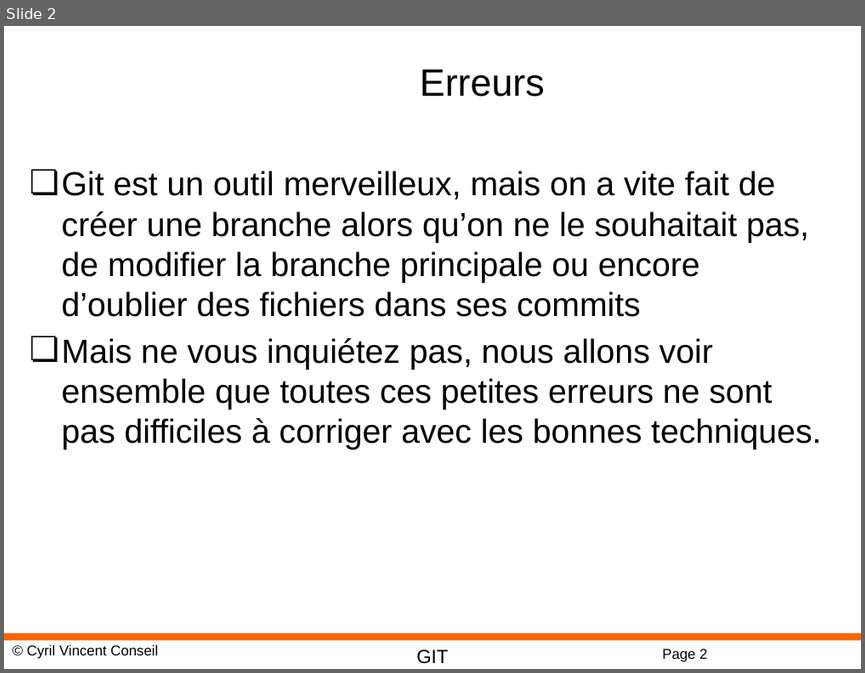
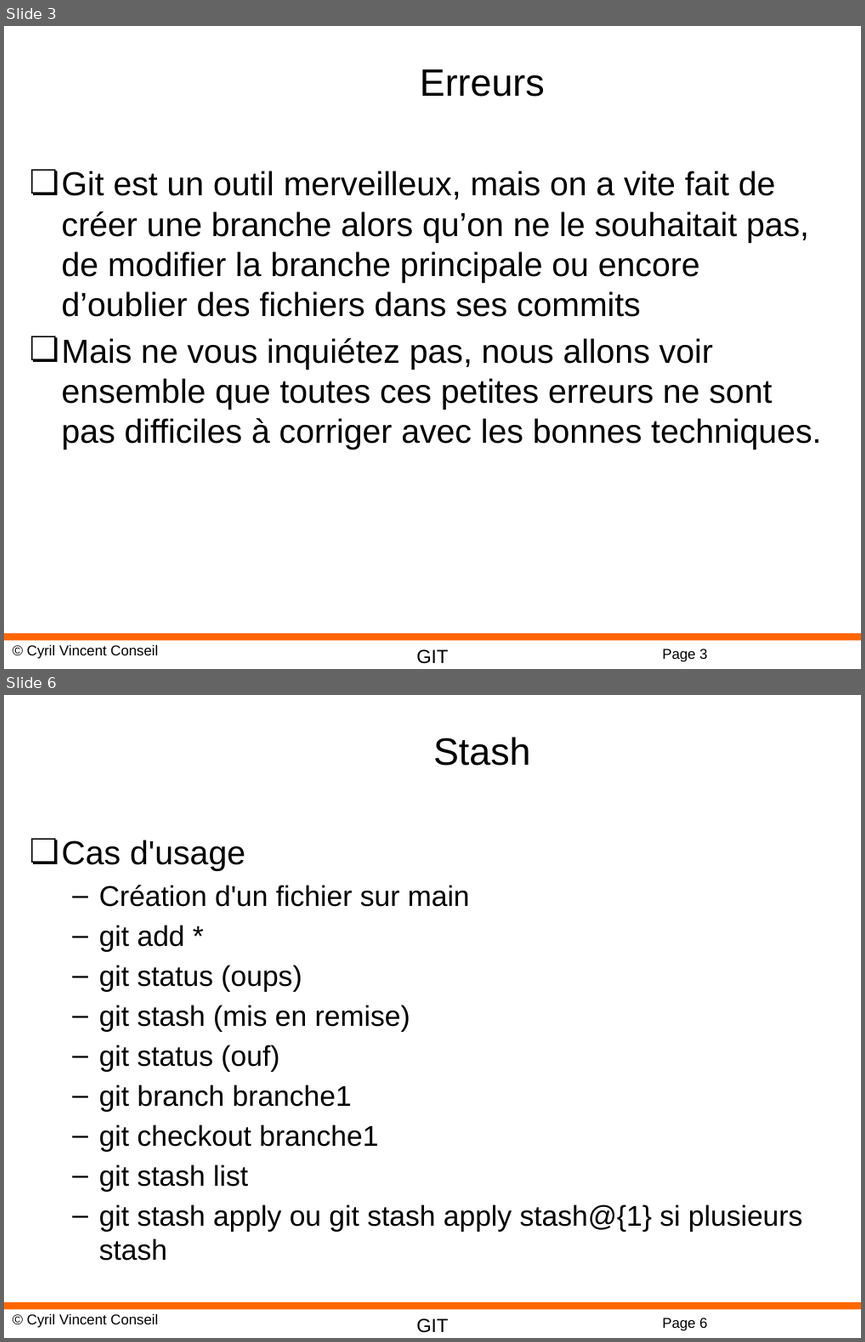
Before and after one commit to cyrilvincent/git, a slide deck: ppt/GIT05-Conflicts.pptx. Shown one above the other, each under a label of ours: slide 2 before the commit, slides 3 and 6 after it; the slides between them are not shown. The pictures are 865x673 and 865x1342 pixels, drawn with LibreOffice and Linux fonts; fonts in the diff are those of the drawing; background and template pictures are left out. Boxes give left, top, right and bottom in pixels: in the first picture for what was removed or moved away, otherwise in the second. Text is boxed around its words. In the diff, an @@ line names an element or a change of style, - is before the commit and + after.

Commit message:
branch test

```diff
--- a/ppt/GIT05-Conflicts.pptx
+++ b/ppt/GIT05-Conflicts.pptx
@@ slide 6 added at [4, 695, 861, 1338], background #FFFFFF; not listed: 4 template elements that a slide beside it also shows @@
@@ title added at [433, 737, 530, 766], 32 pt, text #000000 @@
+Stash
@@ text added at [62, 839, 802, 1260], 24 pt, text #000000 @@
+❏ Cas d'usage
+  – Création d'un fichier sur main
+  – git add *
+  – git status (oups)
+  – git stash (mis en remise)
+  – git status (ouf)
+  – git branch branche1
+  – git checkout branche1
+  – git stash list
+  – git stash apply ou git stash apply stash@{1} si plusieurs stash
@@ what was slide 2 is now slide 3 @@
@@ page number at [662, 648, 707, 662]: text changed @@
-Page 2
+Page 3
```
Also in this commit, not shown: 9 other slides added, 3 other files.
